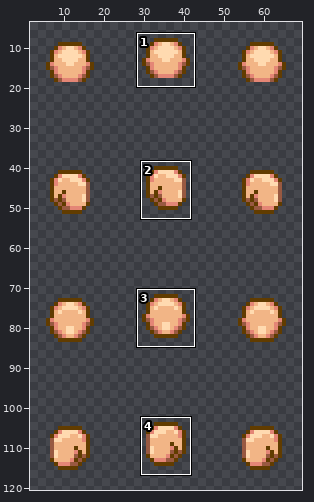
One commit to this sprite sheet: spriteData/09/10.gif. Above: a wide view before the commit, with the close-up outlined.
Close-up. Before the commit:
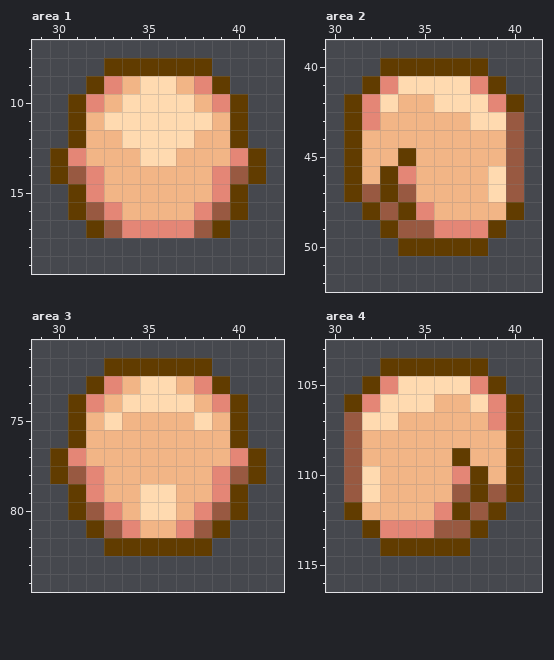
The file is 72x128 pixels. Colours within 5 levels of each other are drawn and written as one. Shown: area 1: x 29..42, y 7..19; area 2: x 30..41, y 39..52; area 3: x 29..42, y 71..84; area 4: x 30..41, y 103..116. The wide view leaves out empty margins. The commit also changed other parts of the picture, which this record leaves out.
After the commit:
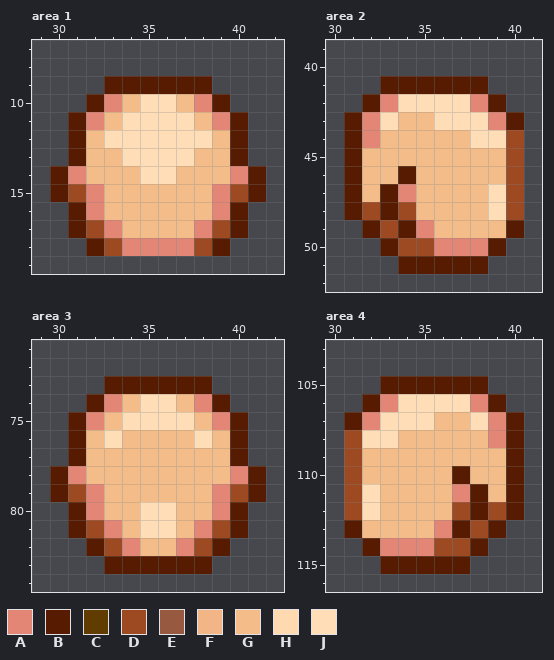
Palette (. is transparent): A #e48676  B #561b00  C #613c00  D #9d4a23  E #985941  F #f2b586  G #f4bc88  H #ffdab0  J #ffdeb7
The exact change:
Changed rows in their new state; - is an unchanged pixel.
Area 1:
first column x 30:
 8 ---......---
 9 --.BBBBBB.--
10 -.BAGJJGAB.-
11 -BAGJJJJGAB-
12 -BGJJJJJJGB-
13 .BGGJJJJGGB.
14 BAGGGJJGGGAB
15 BD-GGGGGG-DB
16 -BAGGGGGGAB-
17 -BDAGGGGADB-
18 --BDAAAADB--
Area 2:
first column x 31:
40 --......--
41 -.BBBBBB.-
42 .BAJJJJAB.
43 B-JGGJJJAB
44 BAGGGGGJJD
45 BGGGGGGGGD
46 BGGBGGGGGD
47 BGBAGGGGJD
48 BDBDGGGGJD
49 -BDBAGGGGB
50 --BDDAAAB-
51 ---BBBBB--
Area 3:
first column x 30:
72 ---......---
73 --.BBBBBB.--
74 -.BAGJJGAB.-
75 -BAGJJJJGAB-
76 -BGJGGGGJGB-
77 .BGGGGGGGGB.
78 BAGGGGGGGGAB
79 BD-GGGGGG-DB
80 -BAGGJJGGAB-
81 -BDAGJJGADB-
82 --BDAGGADB--
83 ---BBBBBB---
Area 4:
first column x 31:
104 --......--
105 -.BBBBBB.-
106 .BAJJJJAB.
107 BAJJJGGJ-B
108 DJJGGGGGAB
109 DGGGGGGGGB
110 DGGGGGBGGB
111 DJGGGGABGB
112 DJGGGGDBDB
113 BGGGGABDB-
114 -BAAADDB--
115 --BBBBB---
